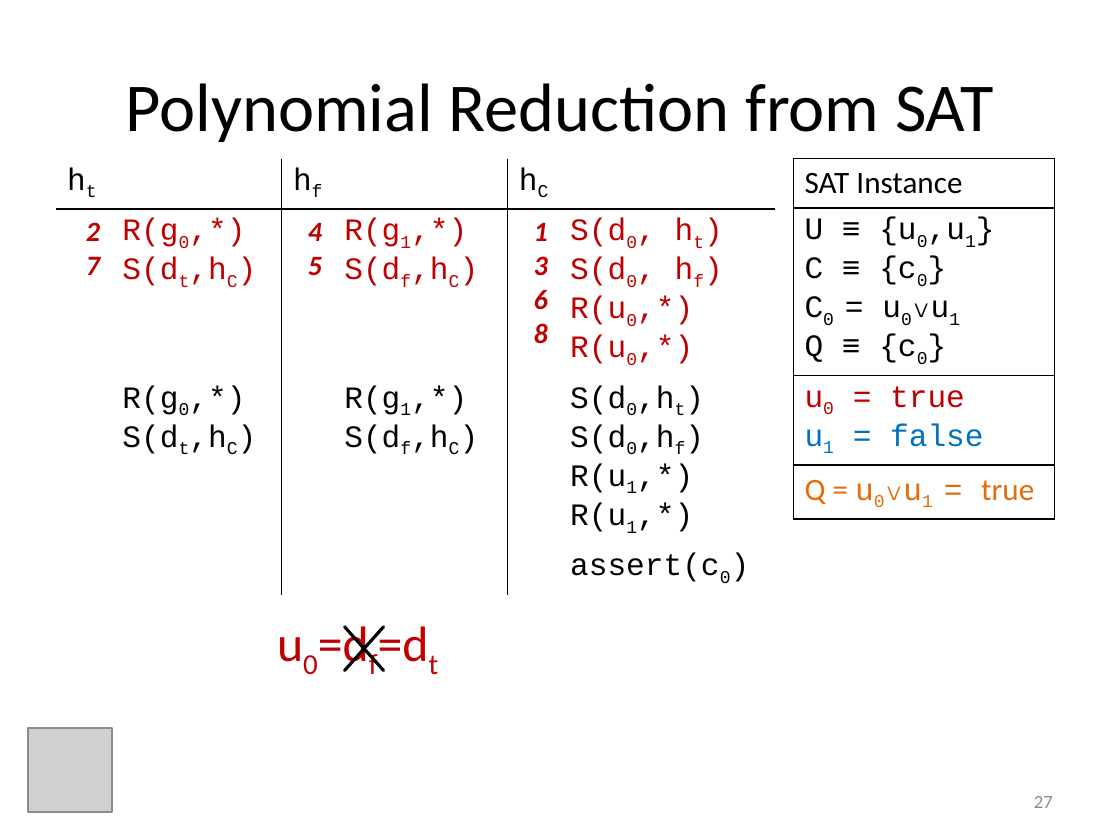
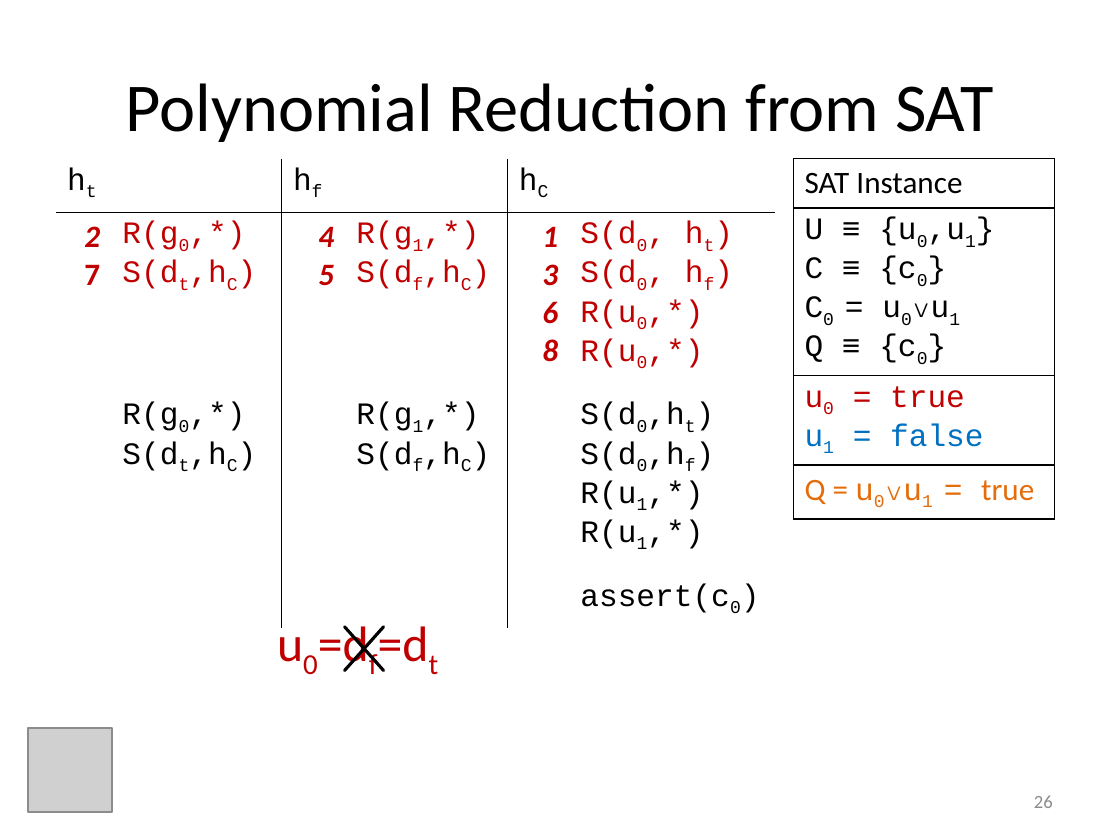
Before and after one commit to ericmercer/MP-trace-language, a slide deck: slide 26 of presentations/ASE2013.pptx (slide 27 before the commit). Drawn at 1120x840 pixels with LibreOffice and Linux fonts; fonts in the diff are those of the drawing; grey boxes stand for pictures. Boxes give left, top, right and bottom in pixels: in the first picture for what was removed or moved away, otherwise in the second. Text is boxed around its words. In the diff, an @@ line names an element or a change of style, - is before the commit and + after.

```diff
--- a/presentations/ASE2013.pptx
+++ b/presentations/ASE2013.pptx
@@ table at (56,159,774,679) @@
@@ size 18 to 20 pt in "2", "7", "4", "5" and 4 more places @@
@@ italic off in "7" @@
@@ page number at (1034,795,1053,808): text changed @@
-27
+26
```
Also in this commit, not shown: 12 other slides changed, 1 slide removed, 2 other files.
